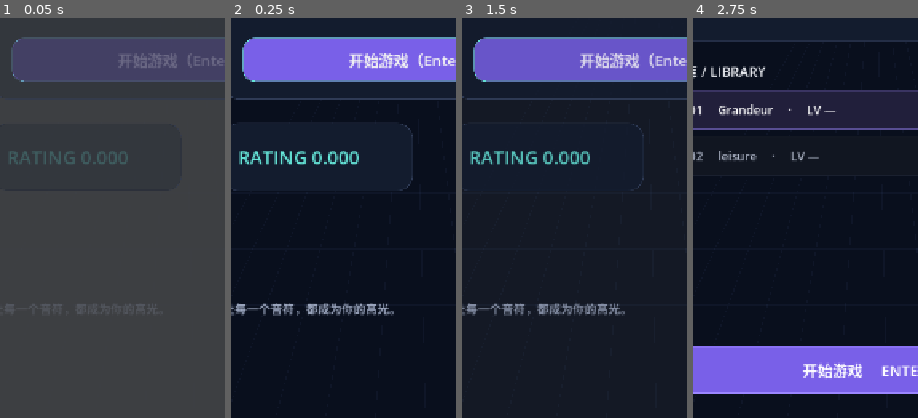
Above: before the commit, frames 1-4 (left to right).
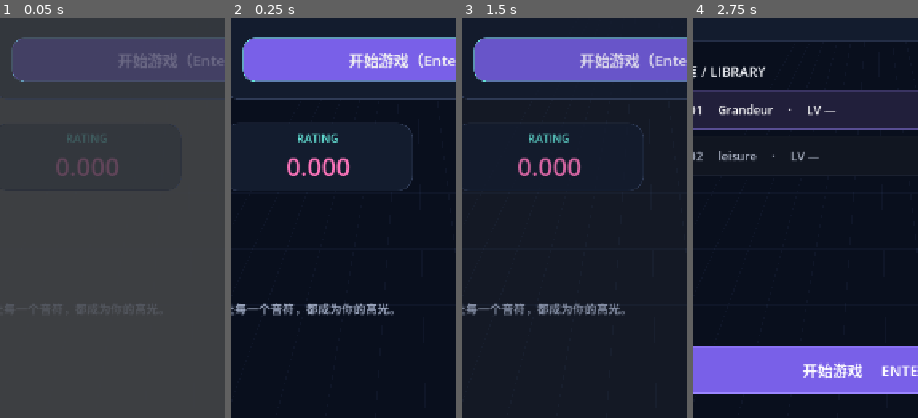
Above: after the commit, the same moments.

Repository: yznhyyg/1
Game: Godot game, scene res://main_menu.tscn
Same seed, same stepped clock (60 frames per second), same inputs: the game is played once before the commit and once after it. This scene is started directly instead of the project's main scene. Sound files missing from this copy of the repository are replaced by a short silence.
Inputs:
- Up to frame 1 (0.05 s): no input
- Up to frame 2 (0.25 s): no input
- Up to frame 3 (1.5 s): click "开始游戏（Enter）" at 0.5 s; click "← 返回" at 1.25 s
- Up to frame 4 (2.75 s): click "开始游戏（Enter）" at 2 s
The pictures show only the part of the screen within x 10-60%, y 50-100%; the shares and areas given below are measured in that part.

The runs differ from the first frame. In frame 1, 1.0% of the frame differs, in the area x 4-57%, y 29-40%; in frame 2, 1.9%, in the area x 3-57%, y 28-40%; in frame 3, 1.8%; in frame 4, nothing differs.

Commit message:
Center stacked rating label and highlight its value

Diff:
--- a/main_menu.gd
+++ b/main_menu.gd
@@ -22,7 +22,11 @@
 	if not scores is Dictionary:
 		scores = {}
 	UI.card(self, Rect2(56, 808, 304, 109))
-	personal_rating_label = UI.label(self, "RATING %.3f" % RatingSystem.personal_rating(songs, scores), Rect2(80, 827, 256, 70), 30, UI.CYAN)
+	var rating_heading := UI.label(self, "RATING", Rect2(80, 819, 256, 26), 18, UI.CYAN)
+	rating_heading.horizontal_alignment = HORIZONTAL_ALIGNMENT_CENTER
+	rating_heading.vertical_alignment = VERTICAL_ALIGNMENT_CENTER
+	personal_rating_label = UI.label(self, "%.3f" % RatingSystem.personal_rating(songs, scores), Rect2(80, 849, 256, 58), 40, Color("#FF75BC"))
+	personal_rating_label.horizontal_alignment = HORIZONTAL_ALIGNMENT_CENTER
 	personal_rating_label.vertical_alignment = VERTICAL_ALIGNMENT_CENTER
 	UI.reveal(self)
 	var title := Label.new()
--- a/tests/test_rating.gd
+++ b/tests/test_rating.gd
@@ -98,7 +98,7 @@
 	root.add_child(home)
 	await process_frame
 	var expected_home := RatingSystem.personal_rating(RatingSystem.load_catalog(), get_meta("song_scores"))
-	check(home.personal_rating_label.text == "RATING %.3f" % expected_home, "home recalculates from best scores and current constants")
+	check(home.personal_rating_label.text == "%.3f" % expected_home, "home recalculates from best scores and current constants")
 	home.queue_free()
 	await process_frame
 	print("Rating tests: ", checks, " checks, ", failures, " failures")
